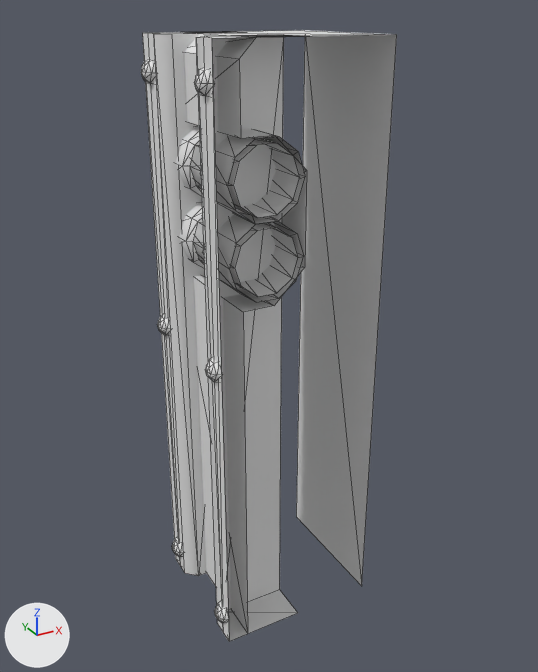
What one commit did to the FBX model SpacePiratesProject/Assets/FBX/ModularAssets/Variant_03/SM_Wall1x1_v03.fbx.
Rendered twice from a 50 mm camera at (-1.81, -2.97, 2.65) aimed at (-0.35, -0.32, 1.32). Every picture has the same lights, and +X, +Y and +Z are marked at lower left. Mesh edges are drawn as thin lines. Materials are left out; every surface is plain grey. Where no turn or scale is listed for an object, it has been applied to the vertices.

Objects in the first picture: 'SM_Wall1x1_v03'.
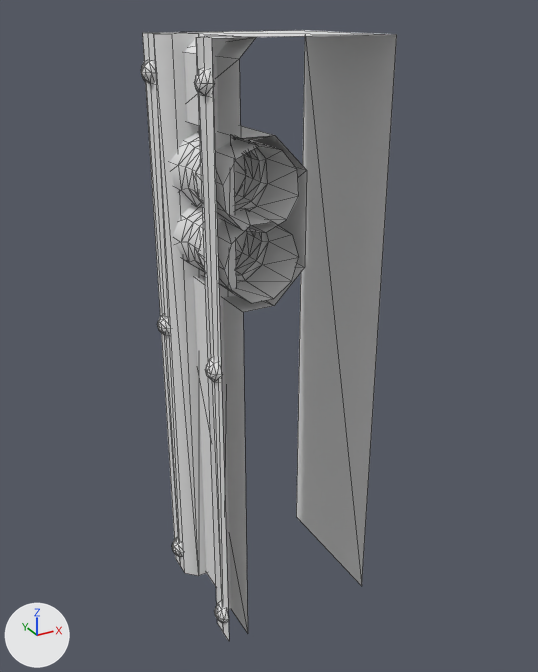
The newer file is also turned or shifted as a whole; pictures and numbers use the older file's frame.

Pixel boxes (x1, y1, x2, y2) of what changed, in the pictures (538 x 672 px; the box of a moved part takes in the faces that stretch with it):
part 1 of me_mesh, rebuilt (10% taller)
    before: (176, 125, 300, 218)
    after: (170, 131, 299, 233)
part 2 of me_mesh, moved or reshaped
    before: (142, 60, 305, 336)
    after: (142, 60, 299, 336)
part 3 of me_mesh, moved or reshaped
    before: (160, 32, 245, 576)
    after: (160, 32, 206, 576)
part 4 of me_mesh, cut back
    before: (206, 35, 299, 641)
    after: (206, 36, 246, 610)

What the commit changed:
me_mesh is used by ob_sm_wall1x1_v03; location (0.0, 0.0, 0.0).
Verts and faces of me_mesh; kept vertices keep their numbers, new ones are numbered from 320.
Before the commit, vertices of me_mesh: 308 (-0.37, -0.46, 0.0) at pixel (279, 589), 309 (-0.37, -0.46, 2.56) at pixel (283, 34), 311 (-0.37, -0.64, 2.56), 312 (-0.74, -0.64, 0.0) at pixel (229, 641), 313 (-0.37, -0.64, 0.0) at pixel (297, 612).
Before the commit, vertices of me_mesh: 314 (-0.74, -0.52, 0.0) at pixel (217, 623), 315 (-0.68, -0.46, 0.0), 318 (-0.74, -0.58, 0.0) at pixel (223, 632).
me_mesh had 320 vertices, 472 faces and spanned x -0.77..0.0, y -0.64..0.0, z 0.0..2.56.
me_mesh now has 298 vertices, 464 faces and spans x -0.77..0.0, y -0.64..0.0, z 0.0..2.56.
me_mesh part 1: the loose piece of 40 vertices spanning x -0.69..-0.38, y -0.64..0.0, z 1.93..2.23 is rebuilt with 70 vertices and now spans x -0.71..-0.4, y -0.64..0.0, z 1.89..2.21.
Part 2, on me_mesh:
118 vertices are removed from x -0.69..-0.38, y -0.64..0.0, z 1.63..2.23.
228 faces are deleted.
29 vertices are added at x -0.71..-0.4, y -0.64..-0.24, z 1.63..1.93.
19 new vertices lie (0.0, 0.24, 0.0) away from vertices in x -0.71..-0.4, y -0.64..-0.24, z 1.63..1.93.
10 new vertices lie (0.0, 0.06, 0.0) away from vertices in x -0.69..-0.42, y -0.38, z 1.65..1.91.
10 new vertices lie (0.0, 0.06, 0.0) away from vertices in x -0.69..-0.42, y -0.32, z 1.65..1.91.
168 new faces join them.
Part 3, on me_mesh:
2 vertices are removed from x -0.37, y -0.18..0.0, z 0.0.
29 faces are deleted.
2 vertices move from x -0.37, y -0.18..0.0, z 2.56 to x -0.58, y -0.18..0.0, z 2.56.
1 vertex is added at (-0.58, -0.18, 0.0).
25 new faces join them.
Part 4, on me_mesh:
Vertices deleted: 308, 313 (with the faces that use them).
Faces deleted: (312, 318, 315), (314, 315, 318).
Vertex 309 moves to (-0.58, -0.46, 2.56), pixel (232, 35).
Vertex 311 moves to (-0.58, -0.64, 2.56), pixel (255, 37).
New vertex 389 is at (-0.58, -0.46, 0.0).
New faces: (309, 389, 315).
